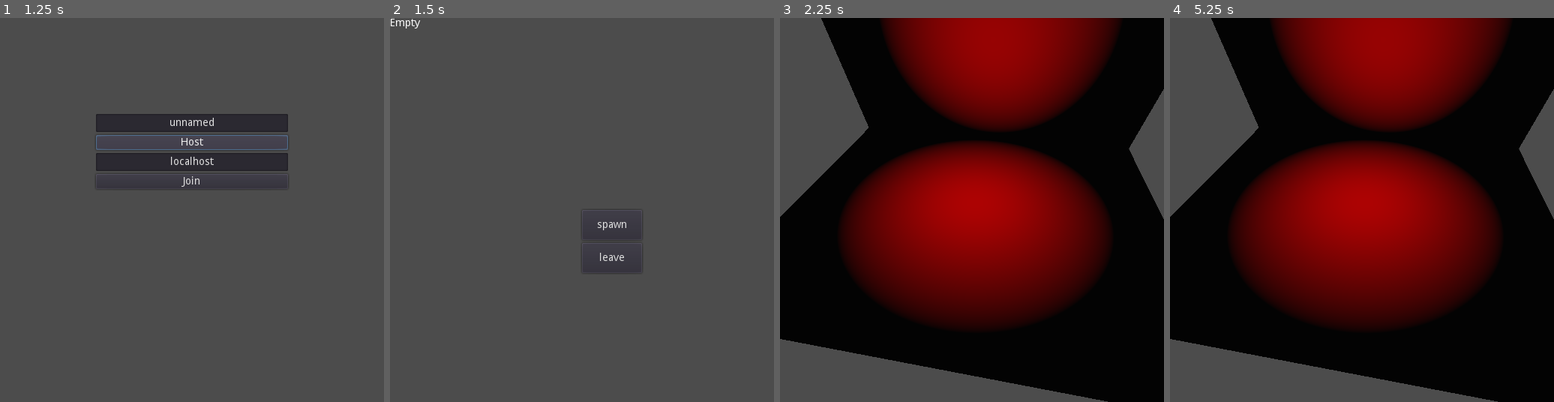
Above: before the commit, frames 1-4 (left to right).
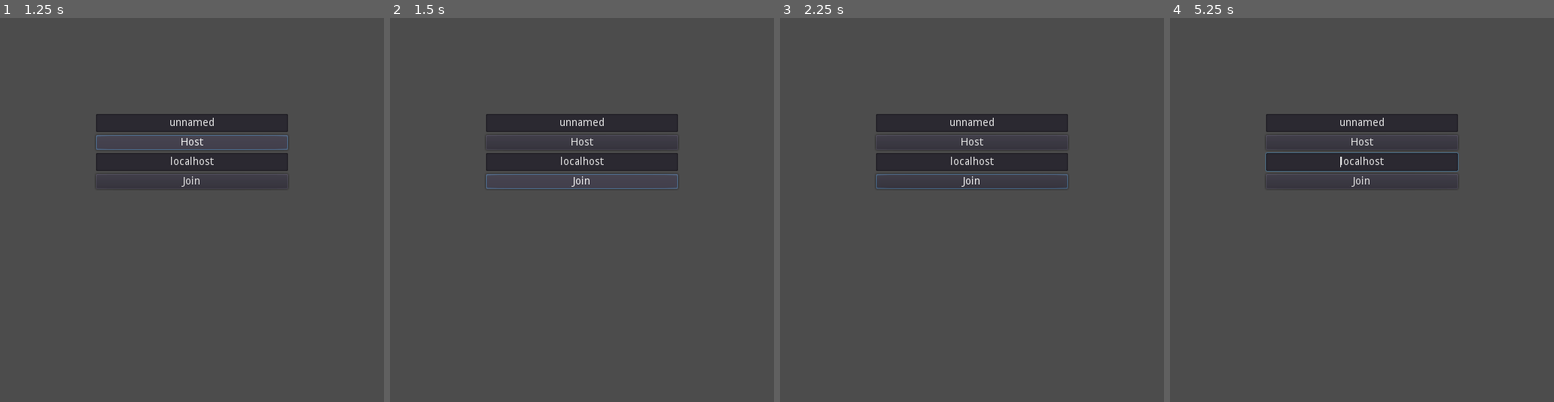
Above: after the commit, the same moments.

Repository: hashalon/Vaporwave
Game: Godot game, scene res://menu/main_menu.tscn
Same seed, same stepped clock (60 frames per second), same inputs: the game is played once before the commit and once after it.
Inputs (mouse positions are in pixels of both pictures, inside the frame that each line leads up to):
- Up to frame 1 (1.25 s): click "Host" at 0.5 s
- Up to frame 2 (1.5 s): click "Join" at 1.25 s
- Up to frame 3 (2.25 s): click (1002, 225) at 2 s, where only the run before the commit has a clickable "spawn"
- Up to frame 4 (5.25 s): hold Right (move_right) 2.78-3.53 s; tap Shift (action) every 0.75 s from 2.85 to 5.1 s; hold Down (move_down) 3.53-4.28 s; hold Right (move_right) 4.28-5.03 s; hold Up (move_up) from 5.03 s (still down)

Frame 1 is identical in both runs. In frame 2, 5.3% of the frame differs, in the area x 0-75%, y 0-67%; in frame 3, 84%, in the area x 0-100%, y 0-100%; in frame 4, 84%.

Commit message:
removed room switching

Diff:
--- a/lobby/Global.gd
+++ b/lobby/Global.gd
@@ -22,28 +22,11 @@
 	self.models = prepare_scenes(path_models, list_files(path_models))
 
 
-### MANAGE ROOM ###
-
-# load the new room and activate relevent players
-func load_room(room:String)->void:
-	if not global.rooms.has(room):
-		print("invalid room: " + room); return
-
-	# if the room is already loaded, nothing to do...
-	if self.current_room == room: return
-
-	# load new scene and filter players that are in it
-	get_tree().change_scene_to(global.rooms[room])
-	self.current_room = room
-	for player in get_children():
-		player.set_active(player.room == self.current_room)
-
-
 ### SPAWN ###
 
 # generate a new character for the given player in the specified room
 # the player will always appear at (0,0,0)
-remotesync func spawn(id:int, room:String, model:String, point:String)->void:
+remotesync func spawn(id:int, model:String, point:Vector3)->void:
 	if not self.models.has(model):
 		print("Model '" + model + "' does not exists, will pick a random model.")
 		model = self.models.keys()[0]
@@ -52,13 +35,11 @@
 	var player:Player = self.player_template.instance() # base
 	var md:PlayerModel = self.models[model].instance() # model
 	player.name = str(id) # set name as id
-	player.room  = room
 	player.model = model
-	player.point = point
+	player.global_transform.origin = point
 	player.add_child(md)
 	player.set_network_master(id, true) # set network master as id
 	self.add_child(player)
-	player.change_room(room)
 
 
 ### LOAD RESOURCES ###
--- a/lobby/Lobby.gd
+++ b/lobby/Lobby.gd
@@ -38,12 +38,29 @@
 	# ask the new client to spawn it
 	if global.has_node(str(own_id)):
 		var player:Player = global.get_node(str(own_id))
-		global.rpc_id(id, "spawn", own_id, player.room, player.model, "")
+		global.rpc_id(id, "spawn", own_id, player.model, player.global_transform.origin)
+
+	# server should also notify player of the room to load
+	if get_tree().is_network_server():
+		rpc_id(id, "load_room", global.current_room)
 
 
 # rpc call of peers on newly connected client
 remote func set_player_name(id:int, player_name:String)->void:
 	self.player_names[id] = player_name
+
+# rpc call of server on nwely connected client
+remote func load_room(room:String)->bool:
+	# try to load room
+	if global.rooms.has(room):
+		get_tree().change_scene_to(global.rooms[room])
+		global.current_room = room
+
+		# add the game menu to the tree
+		get_tree().root.add_child(global.game_menu.instance())
+		return true
+	else: return false
+
 
 # called on peer when the client disconnected
 func _on_player_disconnected(id:int)->void:
@@ -58,7 +75,7 @@
 ### CONTROLS ###
 
 # create a game
-func host_game()->int:
+func host_game(room:String)->int:
 	var tree:SceneTree=get_tree()
 	if tree.has_network_peer(): return ERR_ALREADY_EXISTS
 
@@ -70,7 +87,12 @@
 	if res == OK:
 		tree.network_peer = host
 		self.player_names[1] = self.own_name
-		tree.change_scene_to(global.game_menu)
+
+		# if we failed to load the map
+		if not load_room(room):
+			print("Room '" + room + "' does not exists, fail to start server.")
+			leave_game()
+			return ERR_DOES_NOT_EXIST
 
 	return res
 
@@ -88,7 +110,6 @@
 	if res == OK:
 		tree.network_peer = host
 		self.player_names[tree.get_network_unique_id()] = self.own_name
-		tree.change_scene_to(global.game_menu)
 
 	return res
 
--- a/menu/GameMenu.gd
+++ b/menu/GameMenu.gd
@@ -13,14 +13,13 @@
 func _on_spawn()->void:
 	var tree:SceneTree = get_tree()
 
-	# get room and model to use
-	var room :String = "plain"
+	# model to use
 	var model:String = "bear"
-	var point:String = "/root/room/spawns/spawn1"
+	var point:Vector3 = Vector3.ZERO
 
 	var id:int = tree.get_network_unique_id()
-	global.rpc("spawn", id, room, model, point)
-	global.load_room(room)
+	global.rpc("spawn", id, model, point)
+	self.visible = false
 
 
 
--- a/menu/MainMenu.gd
+++ b/menu/MainMenu.gd
@@ -7,7 +7,7 @@
 
 func _on_host()->void:
 	lobby.own_name = $buttons/name_field.text
-	lobby.host_game()
+	lobby.host_game("plain")
 
 
 func _on_join()->void:
--- a/player/Player.gd
+++ b/player/Player.gd
@@ -25,9 +25,8 @@
 		var net_timer:Timer = $network_timer
 		var err:int = net_timer.connect("timeout", self, "_send_unreliable")
 		net_timer.start()
-	else: # player is puppet (assume it is in an other room)
+	else: # player is puppet
 		set_process_unhandled_input(false)
-		set_active(false)
 
 
 # control the player character
@@ -37,13 +36,6 @@
 			rpc("receive_reliable_inputs", _reliable_inputs)
 			_reliable_inputs  = 0x0
 			_to_send_reliable = false
-
-		# require to place the player at the specified location in the scene
-		if self.point != "":
-			var pt:Spatial = get_node(self.point)
-			if pt != null:
-				self.global_transform.origin = pt.global_transform.origin
-				self.point = ""
 
 	else: # puppet
 		# if the object is too far, pop it to its target position
@@ -136,35 +128,12 @@
 	_velocity_horizontal = vel_h
 	_velocity_vertical   = vel_v
 
-	# if the player is not visible, move it directly to its target location
-	if self.room != global.current_room:
-		self.global_transform.origin = pos
-
 puppet func receive_reliable_inputs(i:int)->void:
 	if i&0x01!=0:
 		emit_signal("jump")
 		_jump_timer.start()
 	if i&0x02!=0:
 		emit_signal("action")
-
-
-### ROOMS ###
-
-var room :String="" # room in which the player is located
-var point:String="" # point where to place our own player when changing rooms
-
-# allow a puppet player to change of room
-puppet func change_room(rm:String)->void:
-	self.room = rm
-	set_active(self.room == global.current_room)
-
-# allow to enable or disable the player (when changing room)
-# (doesn't work for our own player)
-func set_active(active:bool)->void:
-	if is_network_master(): return
-	self.visible = active
-	set_process(active)
-	# TODO: change body layer/mask
 
 
 ### INPUTS ###
--- a/world/Transition.gd
+++ /dev/null
@@ -1,20 +0,0 @@
-extends Area
-
-# allow to place the player in the next scene
-export(String) var target_room :String = ""
-export(String) var target_point:String = ""
-
-func _ready()->void:
-	if global.rooms.has(self.target_room):
-		self.connect("body_entered", self, "_on_body_entered")
-	else:
-		print("Transition improperly configured.")
-
-
-# if our player entered the zone, change of scene
-func _on_body_entered(body:Node)->void:
-	if body.is_network_master() and body is Player:
-		# load new scene and filter players that should be visible
-		global.load_room(self.target_room)
-		body.rpc("change_room", self.target_room)
-		body.point = self.target_point
--- a/world/rooms/forest.tscn
+++ b/world/rooms/forest.tscn
@@ -1,6 +1,4 @@
-[gd_scene load_steps=6 format=2]
-
-[ext_resource path="res://world/Transition.gd" type="Script" id=1]
+[gd_scene load_steps=4 format=2]
 
 [sub_resource type="Environment" id=1]
 
@@ -8,9 +6,6 @@
 extents = Vector3( 25.6402, 1, 21.5588 )
 
 [sub_resource type="CubeMesh" id=3]
-
-[sub_resource type="SphereShape" id=4]
-radius = 5.08697
 
 [node name="room" type="WorldEnvironment"]
 environment = SubResource( 1 )
@@ -49,18 +44,3 @@
 
 [node name="spawn1" type="Spatial" parent="spawns"]
 transform = Transform( 1, 0, 0, 0, 1, 0, 0, 0, 1, 0.404801, 6.86455, 4.42612 )
-
-[node name="transitions" type="Node" parent="."]
-
-[node name="to_plain" type="Area" parent="transitions"]
-transform = Transform( 1, 0, 0, 0, 1, 0, 0, 0, 1, 23.7445, 0, 0 )
-input_ray_pickable = false
-script = ExtResource( 1 )
-target_room = "plain"
-target_point = "/root/room/transitions/from_forest"
-
-[node name="shape" type="CollisionShape" parent="transitions/to_plain"]
-shape = SubResource( 4 )
-
-[node name="from_plain" type="Spatial" parent="transitions"]
-transform = Transform( 1, 0, 0, 0, 1, 0, 0, 0, 1, 14.6624, 2.5842, 0 )
--- a/world/rooms/plain.tscn
+++ b/world/rooms/plain.tscn
@@ -1,6 +1,4 @@
-[gd_scene load_steps=6 format=2]
-
-[ext_resource path="res://world/Transition.gd" type="Script" id=1]
+[gd_scene load_steps=4 format=2]
 
 [sub_resource type="Environment" id=1]
 
@@ -8,9 +6,6 @@
 extents = Vector3( 25.6402, 1, 21.5588 )
 
 [sub_resource type="CubeMesh" id=3]
-
-[sub_resource type="SphereShape" id=4]
-radius = 5.08697
 
 [node name="room" type="WorldEnvironment"]
 environment = SubResource( 1 )
@@ -49,18 +44,3 @@
 
 [node name="spawn1" type="Spatial" parent="spawns"]
 transform = Transform( 1, 0, 0, 0, 1, 0, 0, 0, 1, 0.404801, 6.86455, 4.42612 )
-
-[node name="transitions" type="Node" parent="."]
-
-[node name="to_forest" type="Area" parent="transitions"]
-transform = Transform( 1, 0, 0, 0, 1, 0, 0, 0, 1, -22.8029, 0, 0 )
-input_ray_pickable = false
-script = ExtResource( 1 )
-target_room = "forest"
-target_point = "/root/room/transitions/from_plain"
-
-[node name="shape" type="CollisionShape" parent="transitions/to_forest"]
-shape = SubResource( 4 )
-
-[node name="from_forest" type="Spatial" parent="transitions"]
-transform = Transform( 1, 0, 0, 0, 1, 0, 0, 0, 1, -13.7535, 3.44448, 0 )
